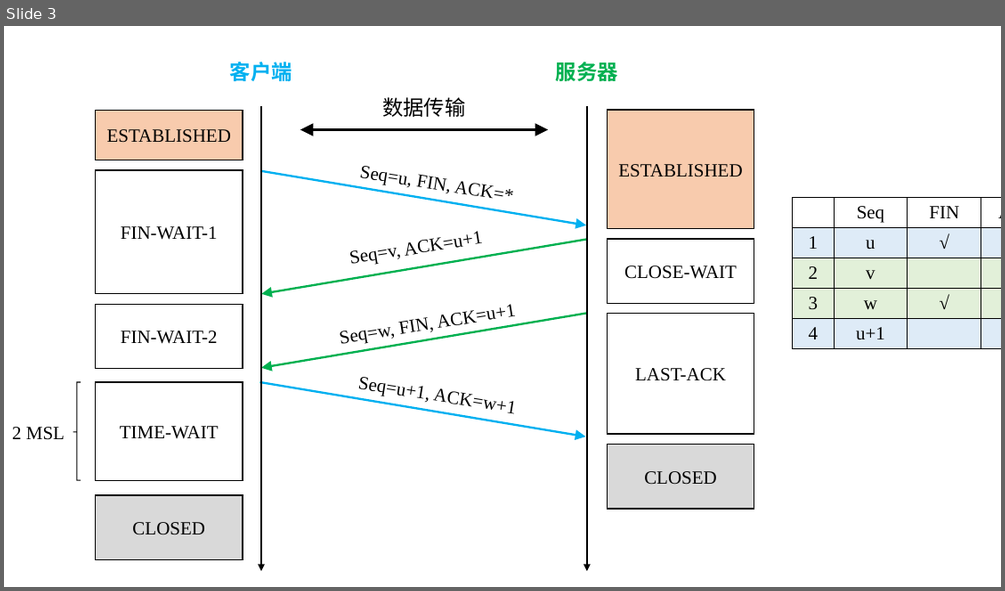
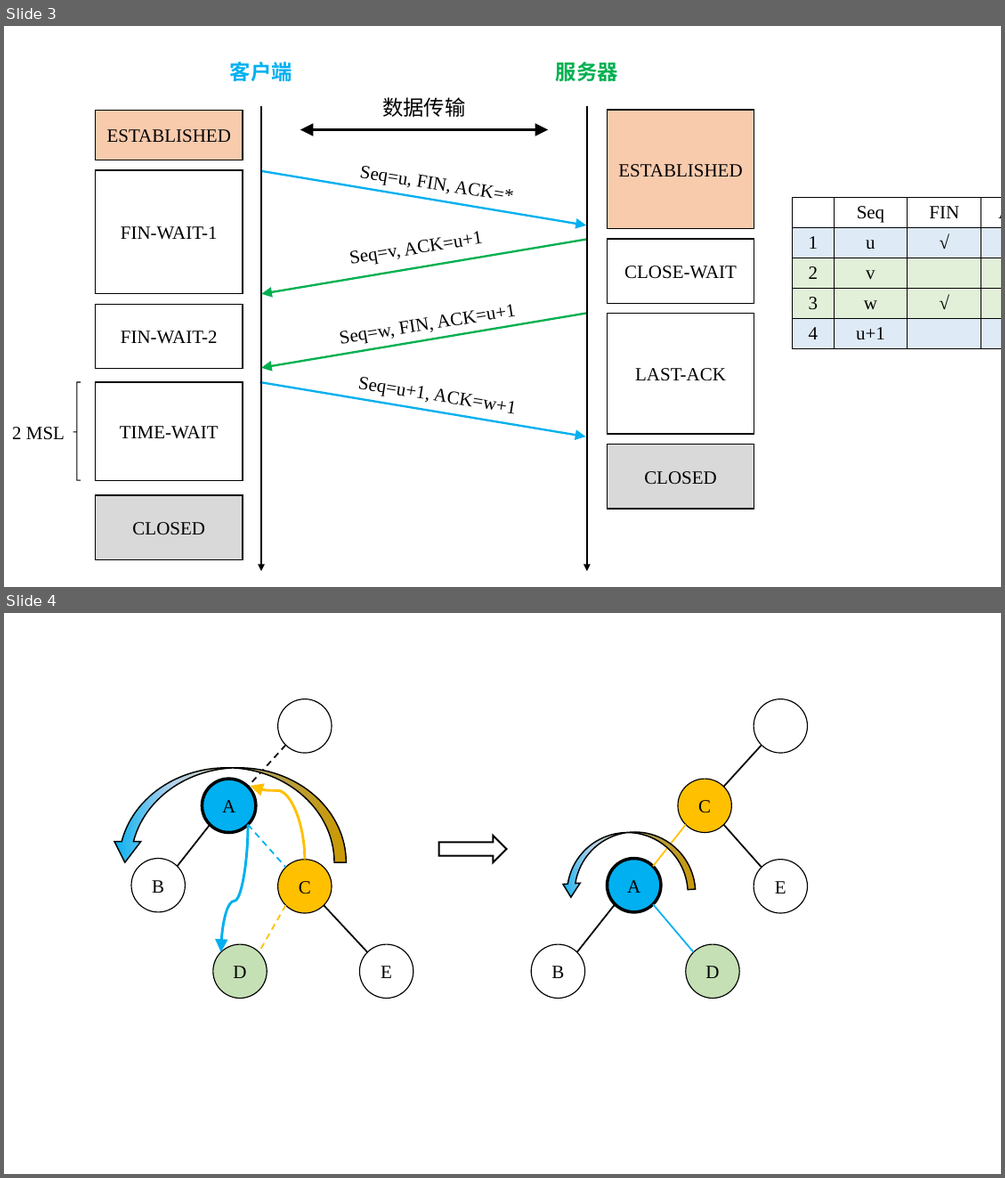
Before and after one commit to Hansimov/cs-interviews, a slide deck: 后台开发面经_示意图.pptx. Shown one above the other, each under a label of ours: slide 3 before the commit, slides 3 and 4 after it. The pictures are 1005x591 and 1005x1178 pixels, drawn with LibreOffice and Linux fonts; fonts in the diff are those of the drawing. Boxes give left, top, right and bottom in pixels: in the first picture for what was removed or moved away, otherwise in the second. Text is boxed around its words. In the diff, an @@ line names an element or a change of style, - is before the commit and + after.

```diff
--- a/后台开发面经_示意图.pptx
+++ b/后台开发面经_示意图.pptx
@@ slide 4 added at bbox=[4, 613, 1001, 1174], background #FFFFFF @@
@@ ellipse added at bbox=[278, 699, 332, 753], outline #000000 1 pt @@
@@ ellipse added at bbox=[754, 699, 808, 753], outline #000000 1 pt @@
@@ line added from (286, 745) to (248, 787), #000000 1.5 pt dashed @@
@@ line added from (761, 745) to (724, 787), #000000 1.5 pt @@
@@ curved down arrow added at bbox=[112, 768, 347, 863], fill gradient #FFC000 to #B5D2EC to #00B0F0, outline #000000 1.25 pt @@
@@ ellipse added at bbox=[202, 779, 256, 833], fill #00B0F0, outline #000000 3 pt, 18 pt, text #000000 @@
+A
@@ curved arrow added from (305, 859) to (250, 786), #FFC000 2.5 pt @@
@@ ellipse added at bbox=[678, 779, 732, 833], fill #FFC000, outline #000000 1 pt, 18 pt, text #000000 @@
+C
@@ line added from (210, 825) to (178, 867), #000000 1.5 pt @@
@@ curved arrow added from (248, 825) to (221, 952), #00B0F0 2.5 pt @@
@@ line added from (248, 825) to (286, 868), #00B0F0 1.5 pt dashed @@
@@ line added from (686, 825) to (653, 867), #FFC000 1.5 pt @@
@@ line added from (724, 825) to (761, 868), #000000 1.5 pt @@
@@ right arrow added at bbox=[439, 835, 507, 863], outline #000000 1.75 pt @@
@@ curved down arrow added at bbox=[558, 827, 696, 898], fill gradient #FFC000 to #B5D2EC to #00B0F0, outline #000000 1.25 pt @@
@@ ellipse added at bbox=[131, 859, 185, 912], outline #000000 1 pt, 18 pt, text #000000 @@
+B
@@ ellipse added at bbox=[278, 859, 332, 913], fill #FFC000, outline #000000 1 pt, 18 pt, text #000000 @@
+C
@@ ellipse added at bbox=[607, 859, 662, 912], fill #00B0F0, outline #000000 3 pt, 18 pt, text #000000 @@
+A
@@ ellipse added at bbox=[754, 859, 808, 913], outline #000000 1 pt, 18 pt, text #000000 @@
+E
@@ line added from (286, 906) to (259, 952), #FFC000 1.5 pt dashed @@
@@ line added from (324, 906) to (367, 952), #000000 1.5 pt @@
@@ line added from (615, 904) to (577, 952), #000000 1.5 pt @@
@@ line added from (653, 904) to (694, 952), #00B0F0 1.5 pt @@
@@ ellipse added at bbox=[213, 944, 267, 998], fill #C5E0B4, outline #000000 1 pt, 18 pt, text #000000 @@
+D
@@ ellipse added at bbox=[360, 944, 413, 998], outline #000000 1 pt, 18 pt, text #000000 @@
+E
@@ ellipse added at bbox=[531, 944, 585, 998], outline #000000 1 pt, 18 pt, text #000000 @@
+B
@@ ellipse added at bbox=[686, 944, 740, 998], fill #C5E0B4, outline #000000 1 pt, 18 pt, text #000000 @@
+D
```
Also in this commit, not shown: 1 other slide added, 3 other files.
